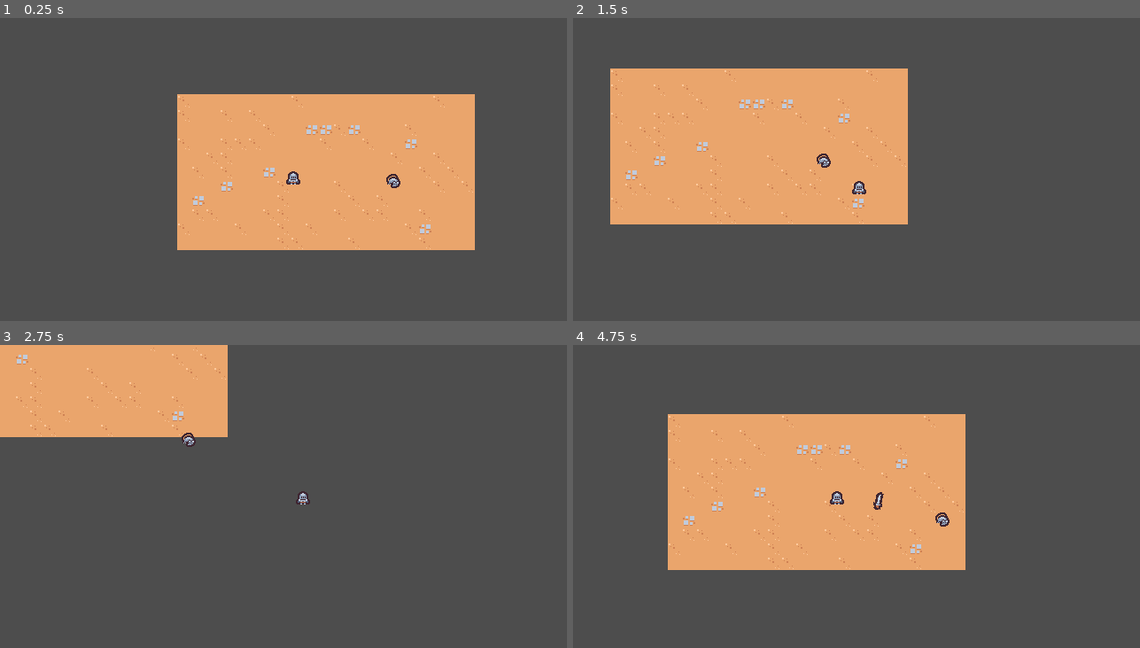
Above: before the commit, frames 1-4 (two rows, left to right).
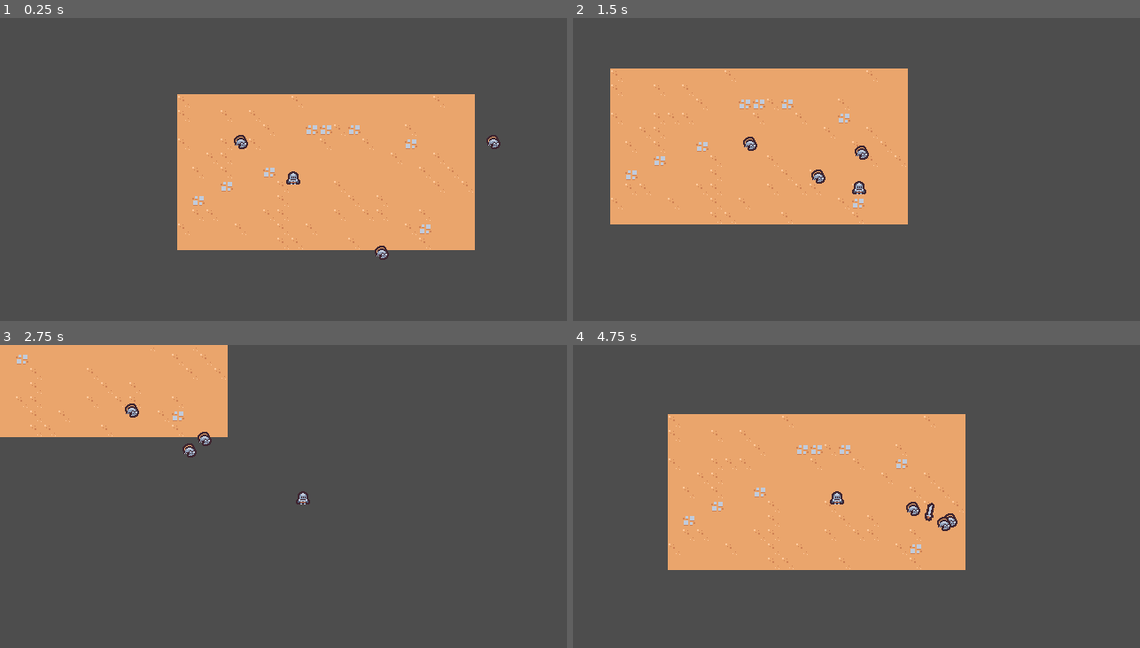
Above: after the commit, the same moments.

Repository: malefooo/godot-study
Game: Godot game, scene res://scenes/main/main.tscn
Same seed, same stepped clock (60 frames per second), same inputs: the game is played once before the commit and once after it.
Inputs:
- Up to frame 1 (0.25 s): no input
- Up to frame 2 (1.5 s): hold D (move_right) 0.53-1.28 s; hold S (move_down) from 1.28 s (still down)
- Up to frame 3 (2.75 s): release S (move_down) at 2.03 s; hold D (move_right) from 2.03 s (still down)
- Up to frame 4 (4.75 s): release D (move_right) at 2.78 s; hold W (move_up) 2.78-3.53 s; hold A (move _left) from 3.53 s (still down)

The runs differ from the first frame. In frame 1, 0.3% of the frame differs, in the area x 41-89%, y 38-80%; in frame 2, 0.3%; in frame 3, 0.3%; in frame 4, 0.4%, in the area x 52-68%, y 48-62%.

Commit message:
第十节课

Diff:
--- a/scenes/ability/sword_ability/sword_ability.tscn
+++ b/scenes/ability/sword_ability/sword_ability.tscn
@@ -1,6 +1,33 @@
 [gd_scene load_steps=5 format=3 uid="uid://bij853pkgpilh"]
 
 [ext_resource type="Texture2D" uid="uid://byeja84ad23o5" path="res://scenes/ability/sword_ability/sword.png" id="1_rj03v"]
+
+[sub_resource type="Animation" id="Animation_1gwmm"]
+length = 0.001
+tracks/0/type = "value"
+tracks/0/imported = false
+tracks/0/enabled = true
+tracks/0/path = NodePath("Sprite2D:rotation")
+tracks/0/interp = 1
+tracks/0/loop_wrap = true
+tracks/0/keys = {
+"times": PackedFloat32Array(0),
+"transitions": PackedFloat32Array(1),
+"update": 0,
+"values": [-0.00407759]
+}
+tracks/1/type = "value"
+tracks/1/imported = false
+tracks/1/enabled = true
+tracks/1/path = NodePath("Sprite2D:scale")
+tracks/1/interp = 1
+tracks/1/loop_wrap = true
+tracks/1/keys = {
+"times": PackedFloat32Array(0),
+"transitions": PackedFloat32Array(1),
+"update": 0,
+"values": [Vector2(1, 1)]
+}
 
 [sub_resource type="Animation" id="Animation_nokuu"]
 resource_name = "swing"
@@ -45,33 +72,6 @@
 }]
 }
 
-[sub_resource type="Animation" id="Animation_1gwmm"]
-length = 0.001
-tracks/0/type = "value"
-tracks/0/imported = false
-tracks/0/enabled = true
-tracks/0/path = NodePath("Sprite2D:rotation")
-tracks/0/interp = 1
-tracks/0/loop_wrap = true
-tracks/0/keys = {
-"times": PackedFloat32Array(0),
-"transitions": PackedFloat32Array(1),
-"update": 0,
-"values": [-0.00407759]
-}
-tracks/1/type = "value"
-tracks/1/imported = false
-tracks/1/enabled = true
-tracks/1/path = NodePath("Sprite2D:scale")
-tracks/1/interp = 1
-tracks/1/loop_wrap = true
-tracks/1/keys = {
-"times": PackedFloat32Array(0),
-"transitions": PackedFloat32Array(1),
-"update": 0,
-"values": [Vector2(1, 1)]
-}
-
 [sub_resource type="AnimationLibrary" id="AnimationLibrary_7vvnd"]
 _data = {
 "RESET": SubResource("Animation_1gwmm"),
--- a/scenes/ability/sword_ability_controller/sword_ability_controller.gd
+++ b/scenes/ability/sword_ability_controller/sword_ability_controller.gd
@@ -1,4 +1,6 @@
 extends Node
+
+const MAX_RANG=150
 
 @export var sword_ability: PackedScene
 
@@ -7,8 +9,26 @@
 	$Timer.timeout.connect(on_timer_timeout)
 
 func on_timer_timeout():
+	var player = get_tree().get_first_node_in_group("player") as Node2D
+	var enemies = get_tree().get_nodes_in_group("enemy")
+
+	enemies = enemies.filter(
+		func(enemy: Node2D):
+			return enemy.global_position.distance_squared_to(player.global_position) < pow(MAX_RANG, 2)
+	)
+
+	if enemies.size() == 0:
+		return
+
+	enemies.sort_custom(
+		func(a: Node2D, b: Node2D):
+			var a_distance = a.global_position.distance_squared_to(player.global_position)
+			var b_distance = b.global_position.distance_squared_to(player.global_position)
+			return a_distance < b_distance
+	)
+
 	var sword_instance = sword_ability.instantiate() as Node2D
 
-	var player = get_tree().get_first_node_in_group("player") as Node2D
+	#var player = get_tree().get_first_node_in_group("player") as Node2D
 	player.get_parent().add_child(sword_instance)
-	sword_instance.global_position = player.global_position
+	sword_instance.global_position = enemies[0].global_position
--- a/scenes/basic_enemy/basic_enemy.tscn
+++ b/scenes/basic_enemy/basic_enemy.tscn
@@ -6,7 +6,7 @@
 [sub_resource type="CircleShape2D" id="CircleShape2D_1agde"]
 radius = 5.0
 
-[node name="BasicEnemy" type="CharacterBody2D"]
+[node name="BasicEnemy" type="CharacterBody2D" groups=["enemy"]]
 collision_layer = 0
 script = ExtResource("1_q5v7k")
 
--- a/scenes/main/main.tscn
+++ b/scenes/main/main.tscn
@@ -20,4 +20,10 @@
 script = ExtResource("2_crr83")
 
 [node name="BasicEnemy" parent="." instance=ExtResource("5_wvp5n")]
-position = Vector2(263, 102)
+position = Vector2(376, 54)
+
+[node name="BasicEnemy2" parent="." instance=ExtResource("5_wvp5n")]
+position = Vector2(246, 194)
+
+[node name="BasicEnemy3" parent="." instance=ExtResource("5_wvp5n")]
+position = Vector2(57, 46)
